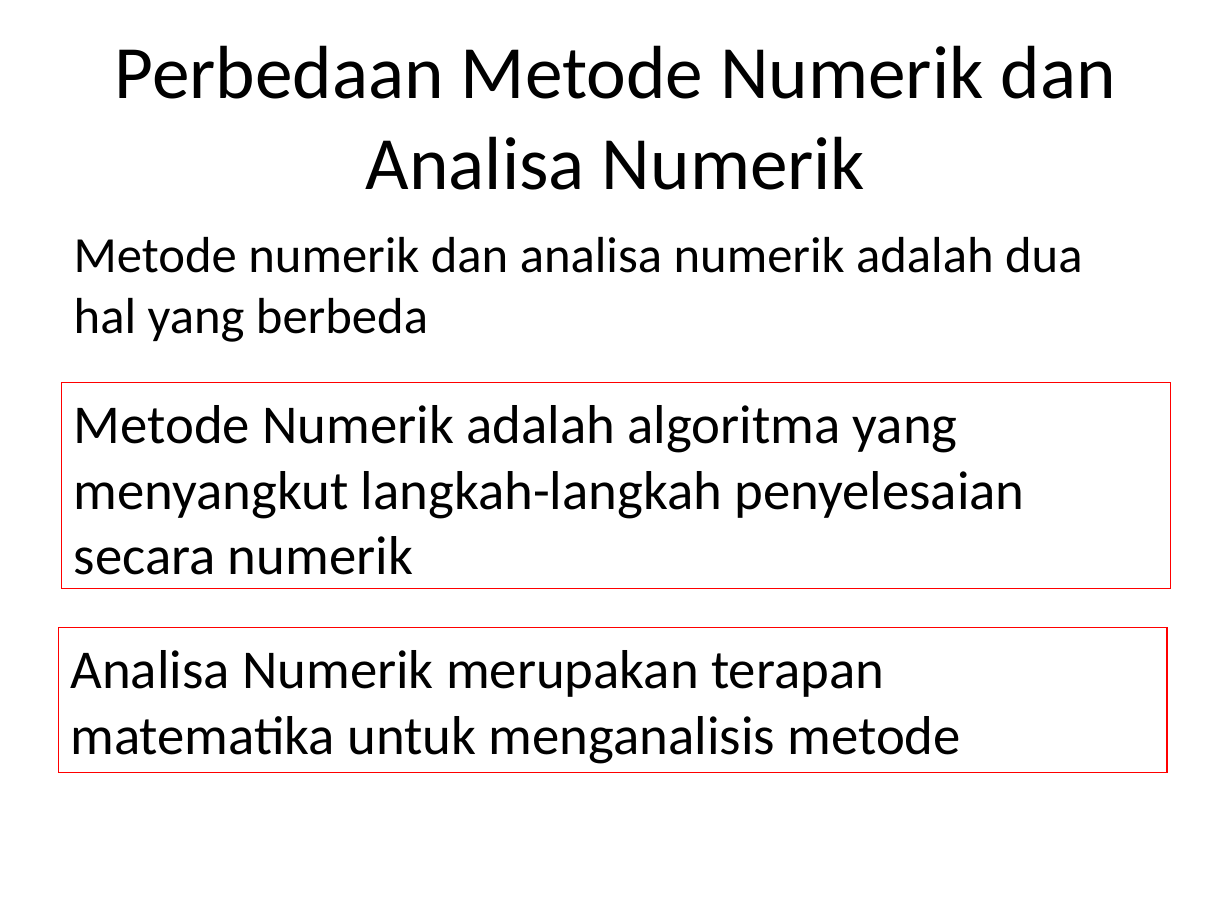
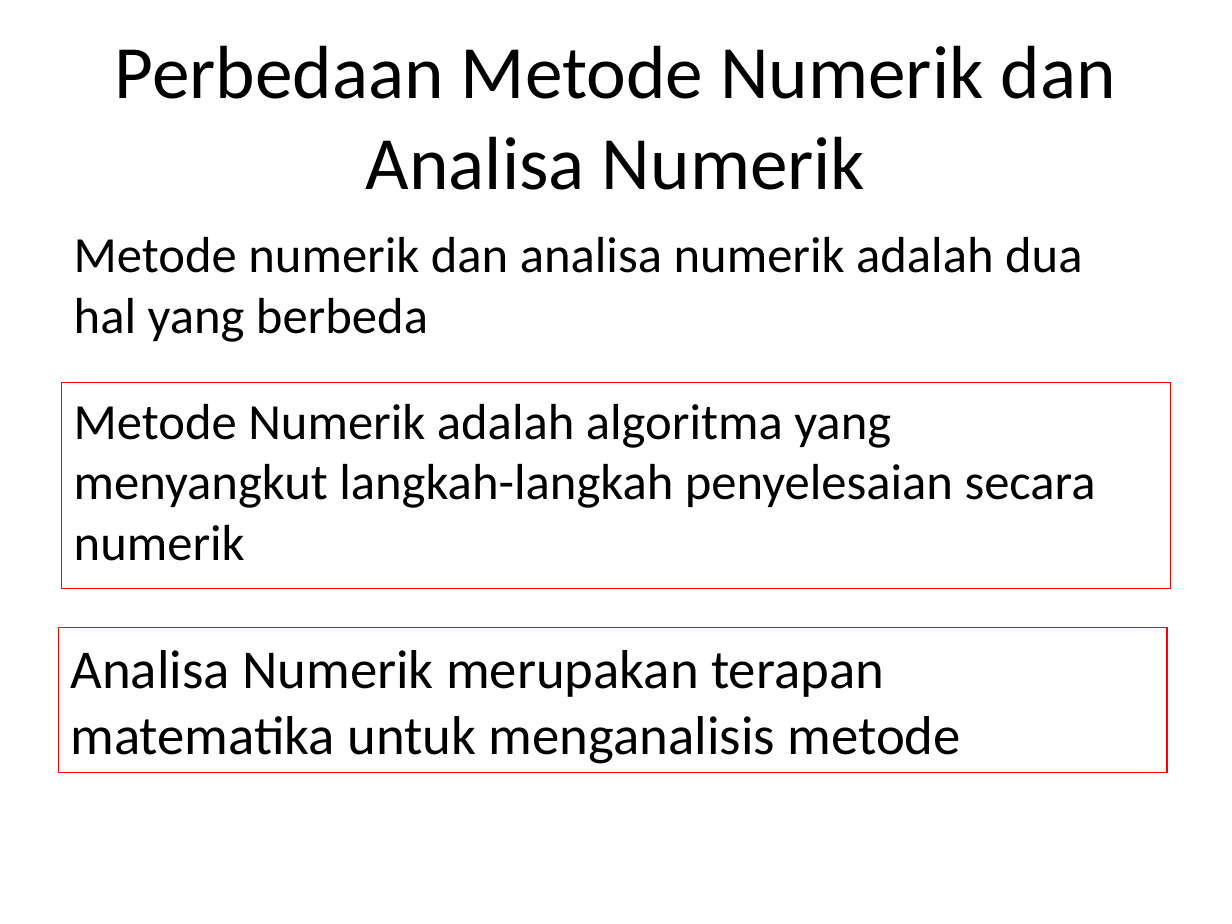
Before and after one commit to miftanurfarid/EL1211_metode_numerik_dan_teknik_komputasi, a slide deck: slide 20 of slides/EL 1211 01 - Pendahuluan.ppt. Drawn at 1232x924 pixels with LibreOffice and Linux fonts; fonts in the diff are those of the drawing. Boxes give left, top, right and bottom in pixels: in the first picture for what was removed or moved away, otherwise in the second. Text is boxed around its words. In the diff, an @@ line names an element or a change of style, - is before the commit and + after.

```diff
--- a/slides/EL 1211 01 - Pendahuluan.ppt
+++ b/slides/EL 1211 01 - Pendahuluan.ppt
@@ rectangle "Metode Numerik adalah algoritma yang ..." at <box>62,382,1170,588</box>: size 32 to 29.6 pt @@
```
Also in this commit, not shown: 8 other slides changed, 7 other files.
